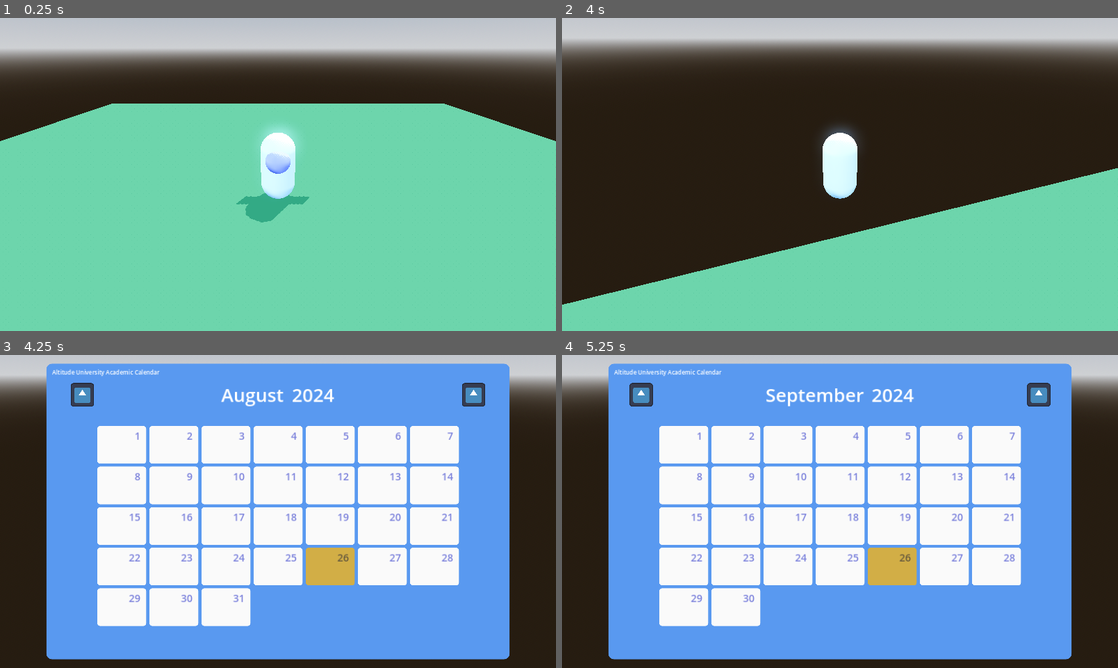
Above: before the commit, frames 1-4 (two rows, left to right).
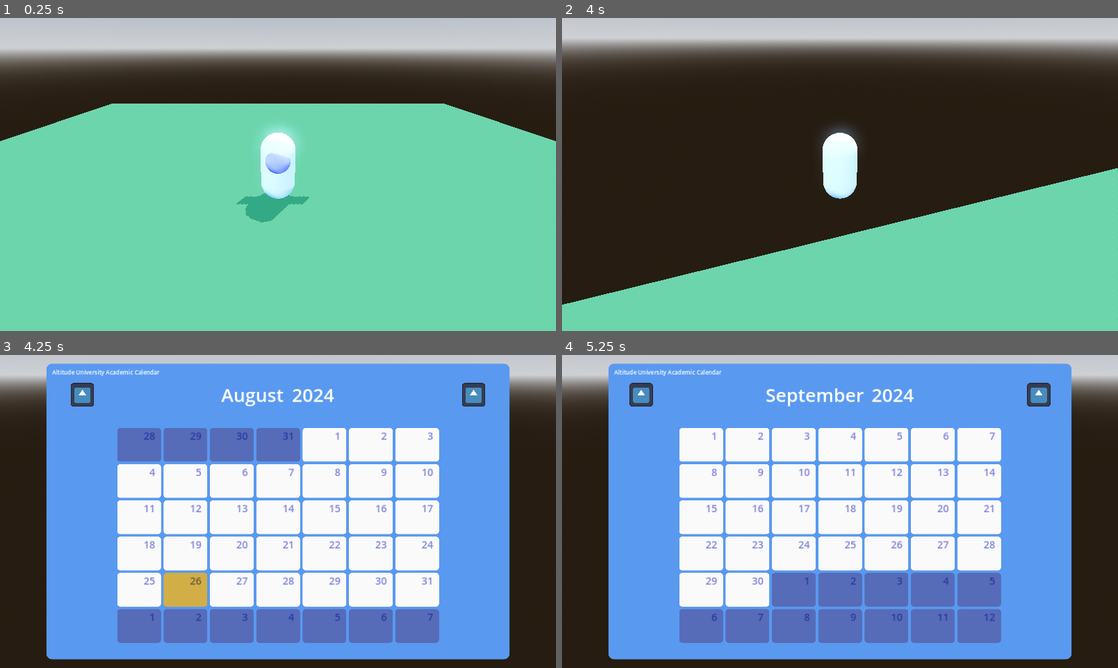
Above: after the commit, the same moments.

Repository: kyle-hessel/godot-narrative-prototype
Game: Godot game, scene res://scenes/main.tscn
Two runs of this game, one before a commit and one after it. Both use one fixed random seed, a clock stepped at 60 frames per second and the inputs below. The engine's default icon, where the game draws it, is replaced by a stand-in: a white triangle on a blue panel in a dark square.
Inputs (mouse positions are in pixels of both pictures, inside the frame that each line leads up to):
- Up to frame 1 (0.25 s): no input
- Up to frame 2 (4 s): tap Enter at 0.5 s; move the mouse to (867, 174) at 0.52 s; hold 1 (combat_action1) 0.53-1.28 s; hold W (forward) from 0.53 s (still down); tap Space (jump) at 0.77, 1.52, 3.02, 3.77 s; move the mouse to (812, 174) at 1.27 s; tap 2 (combat_action2) at 1.35 s; move the mouse to (851, 168) at 2.02 s; hold 3 (combat_action3) 2.03-2.78 s; move the mouse to (834, 180) at 2.77 s; tap 4 (combat_action4) at 2.85 s; move the mouse to (878, 177) at 3.52 s; tap R (day_increment_test) at 3.6 s
- Up to frame 3 (4.25 s): keep holding W (forward); tap Tab (menu_game) at 4.15 s
- Up to frame 4 (5.25 s): move the mouse to (645, 395) at 4.27 s; release W (forward) at 4.28 s; hold A (left) 4.28-5.03 s; click (645, 395) at 4.35 s; tap Space (jump) at 4.52, 5 s; move the mouse to (1034, 395) at 5.02 s; hold S (backward) from 5.03 s (still down); tap Shift (sprint) at 5.1 s; click (1034, 395) at 5.17 s

Frames 1-2 are identical in both runs. In frame 3, 25% of the frame differs, in the area x 17-83%, y 22-92%; in frame 4, 23%.

Commit message:
Reworked the calendar_ui system to correctly position the starting day on the right weekday, fill in any days from the prior month at the beginning of the grid, and fill in any remaining days necessary to create a 6x7 grid at the end of the month from the next month as well. This required a bit of refactoring and some new functions that run inside generate_date_grid. I am also now removing each date_ui from DaysGrid prior to queue_freeing them in order to make sure the get_children count is always correct.

Diff:
--- a/scenes/UI/calendar_ui.tscn
+++ b/scenes/UI/calendar_ui.tscn
@@ -91,6 +91,6 @@
 unique_name_in_owner = true
 layout_mode = 2
 size_flags_horizontal = 4
-theme_override_constants/h_separation = 180
-theme_override_constants/v_separation = 140
+theme_override_constants/h_separation = 160
+theme_override_constants/v_separation = 125
 columns = 7
--- a/scenes/UI/date_ui.tscn
+++ b/scenes/UI/date_ui.tscn
@@ -16,10 +16,10 @@
 anchor_top = 0.5
 anchor_right = 0.5
 anchor_bottom = 0.5
-offset_left = -84.5
-offset_top = -65.0
-offset_right = 84.5
-offset_bottom = 65.0
+offset_left = -75.5
+offset_top = -58.0
+offset_right = 75.5
+offset_bottom = 58.0
 grow_horizontal = 2
 grow_vertical = 2
 size_flags_horizontal = 4
--- a/scripts/UI/calendar_ui.gd
+++ b/scripts/UI/calendar_ui.gd
@@ -25,22 +25,67 @@
 	arrow_left.on_click.connect(_month_left)
 	arrow_right.on_click.connect(_month_right)
 
-	generate_date_grid(GameManager.calendar_manager.month)
+	generate_date_grid(GameManager.calendar_manager.month, GameManager.calendar_manager.year)
 
 func _exit_tree():
 	emit_signal("hide_mouse")
 
-func generate_date_grid(month: Month) -> void:
+# generates all days of the current month.
+func generate_date_grid(month: Month, year: Year) -> void:
 	var current_day: int = GameManager.calendar_manager.current_day_num
+	var month_start_weekday: Day.WeekDay = month.days[0].week_day
 
+	# populate DaysGrid with any days from the last month that show up in the first week row.
+	if month_start_weekday != Day.WeekDay.SUNDAY:
+		# if month is not january, use the current year to load days from previous month.
+		if calendar_month_num > 0:
+			var month_fetch: Month = load(year.months[calendar_month_num - 1].resource_path)
+			generate_date_grid_previous_month(month_fetch.days.size(), month_start_weekday)
+		# if month is january, use the prior year to load days from the previous month.
+		else:
+			var year_fetch: Year = load(GameManager.calendar_manager.game_calendar.years[calendar_year_num - 1].resource_path)
+			var month_fetch: Month = load(year_fetch.months[11].resource_path)
+			generate_date_grid_previous_month(month_fetch.days.size(), month_start_weekday)
+
+	# populate DaysGrid with all of the days of the current month.
 	for d in range(month.days.size()):
-		var date_inst: Control = date_entry.instantiate()
-		%DaysGrid.add_child(date_inst)
+		var date_ui_inst: Control = date_entry.instantiate()
+		%DaysGrid.add_child(date_ui_inst)
 
-		date_inst.date_number.text = str(d + 1)
-		date_inst.calendar_day_num = d
-		if d == current_day:
-			date_inst.date_panel.modulate = "d6b247"
+		date_ui_inst.date_number.text = str(d + 1)
+		date_ui_inst.calendar_day_num = d
+		if month == GameManager.calendar_manager.month:
+			if d == current_day:
+				date_ui_inst.date_panel.modulate = "d6b247"
+
+	# populate DaysGrid with any days from the next month that show up in the last week row.
+	print(%DaysGrid.get_children().size())
+	var remaining_days_to_fill: int = 42 - %DaysGrid.get_children().size()
+
+	generate_date_grid_next_month(remaining_days_to_fill)
+
+# generates any days from the prior month that need to show up on the grid of the current month
+func generate_date_grid_previous_month(previous_month_size: int, start_day: int) -> void:
+	var month_day_pos: int = previous_month_size - start_day
+
+	for d in range(start_day):
+		var date_ui_inst: Control = date_entry.instantiate()
+		%DaysGrid.add_child(date_ui_inst)
+
+		date_ui_inst.date_number.text = str(month_day_pos + 1)
+		date_ui_inst.calendar_day_num = month_day_pos
+		month_day_pos += 1
+		date_ui_inst.date_panel.modulate = "586ebc"
+
+# generates any days from the next month that need to show up on the grid of the current month
+func generate_date_grid_next_month(day_count: int) -> void:
+	for d in range(day_count):
+		var date_ui_inst: Control = date_entry.instantiate()
+		%DaysGrid.add_child(date_ui_inst)
+
+		date_ui_inst.date_number.text = str(d + 1)
+		date_ui_inst.calendar_day_num = d
+		date_ui_inst.date_panel.modulate = "586ebc"
 
 # shift back a month
 func _month_left() -> void:
@@ -57,6 +102,7 @@
 			calendar_month_num -= 1
 
 		for c in %DaysGrid.get_children():
+			%DaysGrid.remove_child(c)
 			c.queue_free()
 
 		rebuild_calendar()
@@ -76,6 +122,7 @@
 			calendar_month_num += 1
 
 		for c in %DaysGrid.get_children():
+			%DaysGrid.remove_child(c)
 			c.queue_free()
 
 		rebuild_calendar()
@@ -86,4 +133,4 @@
 
 	year_title.text = str(year_fetch.number)
 	month_title.text = month_fetch.title
-	generate_date_grid(month_fetch)
+	generate_date_grid(month_fetch, year_fetch)
--- a/scripts/managers/ui_manager.gd
+++ b/scripts/managers/ui_manager.gd
@@ -9,6 +9,7 @@
 
 func _process(delta):
 	if Input.is_action_just_pressed("menu_game"):
+		# this will need to change if the calendar can ever be opened over other UI elements later.
 		if !ui_open:
 			calendar_ui_inst = calendar_ui.instantiate()
 			calendar_ui_inst.show_mouse.connect(_gui_show_mouse)
--- a/scripts/resources/calendars/college_calendar.tres
+++ b/scripts/resources/calendars/college_calendar.tres
@@ -259,15 +259,36 @@
 title = "January"
 days = Array[ExtResource("3_4gypd")]([SubResource("Resource_6ugut"), SubResource("Resource_peiek"), SubResource("Resour …(880 unchanged characters)…
 
+[sub_resource type="Resource" id="Resource_mdl4m"]
+script = ExtResource("3_4gypd")
+week_day = 6
+holiday = "none"
+weather = 0
+wind_multiplier = 0.0
+events = {}
+
 [sub_resource type="Resource" id="Resource_5f64d"]
 script = ExtResource("4_eoh72")
 title = "February"
-days = Array[ExtResource("3_4gypd")]([null, null, null, null, null, null, null, null, null, null, null, null, null, null, null, null, null, null, null, null, null, null, null, null, null, null, null, null])
+days = Array[ExtResource("3_4gypd")]([SubResource("Resource_mdl4m"), null, null, null, null, null, null, null, null, null, null, null, null, null, null, null, null, null, null, null, null, null, null, null, null, null, null, null])
+
+[sub_resource type="Resource" id="Resource_1invq"]
+script = ExtResource("3_4gypd")
+week_day = 6
+holiday = "none"
+weather = 0
+wind_multiplier = 0.0
+events = {}
+
+[sub_resource type="Resource" id="Resource_yhylt"]
+script = ExtResource("4_eoh72")
+title = "March"
+days = Array[ExtResource("3_4gypd")]([SubResource("Resource_1invq"), null, null, null, null, null, null, null, null, null, null, null, null, null, null, null, null, null, null, null, null, null, null, null, null, null, null, null, null, null, null])
 
 [sub_resource type="Resource" id="Resource_x8jm4"]
 script = ExtResource("3_8yevr")
 number = 2025
-months = Array[ExtResource("4_eoh72")]([SubResource("Resource_0vhfi"), SubResource("Resource_5f64d"), null, null, null, null, null, null, null, null, null, null])
+months = Array[ExtResource("4_eoh72")]([SubResource("Resource_0vhfi"), SubResource("Resource_5f64d"), SubResource("Resource_yhylt"), null, null, null, null, null, null, null, null, null])
 
 [sub_resource type="Resource" id="Resource_jvg12"]
 script = ExtResource("3_8yevr")
--- a/scripts/resources/months/august_2024.tres
+++ b/scripts/resources/months/august_2024.tres
@@ -1,8 +1,16 @@
-[gd_resource type="Resource" script_class="Month" load_steps=10 format=3 uid="uid://bdjwgaj2l43uh"]
+[gd_resource type="Resource" script_class="Month" load_steps=11 format=3 uid="uid://bdjwgaj2l43uh"]
 
 [ext_resource type="Resource" uid="uid://bsbblcmw51tkr" path="res://scripts/resources/days/first_day.tres" id="1_nk8nv"]
 [ext_resource type="Script" path="res://scripts/resources/months/month.gd" id="2_f5dl5"]
 [ext_resource type="Script" path="res://scripts/resources/days/day.gd" id="2_wpjc2"]
+
+[sub_resource type="Resource" id="Resource_7ap7g"]
+script = ExtResource("2_wpjc2")
+week_day = 4
+holiday = "none"
+weather = 0
+wind_multiplier = 0.0
+events = {}
 
 [sub_resource type="Resource" id="Resource_m0yl0"]
 script = ExtResource("2_wpjc2")
@@ -58,4 +66,4 @@
 [resource]
 script = ExtResource("2_f5dl5")
 title = "August"
-days = Array[ExtResource("2_wpjc2")]([null, null, null, null, null, null, null, nu …(310 unchanged characters)…
+days = Array[ExtResource("2_wpjc2")]([SubResource("Resource_7ap7g"), null, null, null, null, null, null, nu …(310 unchanged characters)…
--- a/scripts/resources/years/2024.tres
+++ b/scripts/resources/years/2024.tres
@@ -1,10 +1,47 @@
-[gd_resource type="Resource" script_class="Year" load_steps=131 format=3 uid="uid://drl6wrmtby01m"]
+[gd_resource type="Resource" script_class="Year" load_steps=136 format=3 uid="uid://drl6wrmtby01m"]
 
 [ext_resource type="Resource" uid="uid://bdjwgaj2l43uh" path="res://scripts/resources/months/august_2024.tres" id="1_558ff"]
 [ext_resource type="Script" path="res://scripts/resources/months/month.gd" id="2_wakui"]
 [ext_resource type="Script" path="res://scripts/resources/days/day.gd" id="2_xivku"]
 [ext_resource type="Script" path="res://scripts/resources/years/year.gd" id="3_uixpp"]
 
+[sub_resource type="Resource" id="Resource_sudey"]
+script = ExtResource("2_xivku")
+week_day = 0
+holiday = "none"
+weather = 0
+wind_multiplier = 0.0
+events = {}
+
+[sub_resource type="Resource" id="Resource_x0b22"]
+script = ExtResource("2_xivku")
+week_day = 0
+holiday = "none"
+weather = 0
+wind_multiplier = 0.0
+events = {}
+
+[sub_resource type="Resource" id="Resource_5evpp"]
+script = ExtResource("2_xivku")
+week_day = 0
+holiday = "none"
+weather = 0
+wind_multiplier = 0.0
+events = {}
+
+[sub_resource type="Resource" id="Resource_f8oh8"]
+script = ExtResource("2_xivku")
+week_day = 0
+holiday = "none"
+weather = 0
+wind_multiplier = 0.0
+events = {}
+
+[sub_resource type="Resource" id="Resource_eh5qm"]
+script = ExtResource("2_wakui")
+title = "July"
+days = Array[ExtResource("2_xivku")]([null, null, null, null, null, null, null, null, null, null, null, null, null, null, null, null, null, null, null, null, null, null, null, null, null, null, null, SubResource("Resource_sudey"), SubResource("Resource_x0b22"), SubResource("Resource_5evpp"), SubResource("Resource_f8oh8")])
+
 [sub_resource type="Resource" id="Resource_pkhch"]
 script = ExtResource("2_xivku")
 week_day = 0
@@ -1004,4 +1041,4 @@
 [resource]
 script = ExtResource("3_uixpp")
 number = 2024
-months = Array[ExtResource("2_wakui")]([null, null, null, null, null, null, null, ExtResource("1_558ff"), SubResource("Resource_mcmt0"), SubResource("Resource_y3cjq"), SubResource("Resource_dgb73"), SubResource("Resource_itii8")])
+months = Array[ExtResource("2_wakui")]([null, null, null, null, null, null, SubResource("Resource_eh5qm"), ExtResource("1_558ff"), SubResource("Resource_mcmt0"), SubResource("Resource_y3cjq"), SubResource("Resource_dgb73"), SubResource("Resource_itii8")])
Not shown: 1 places in scripts/resources/calendars/college_calendar.tres that only renumber resources
